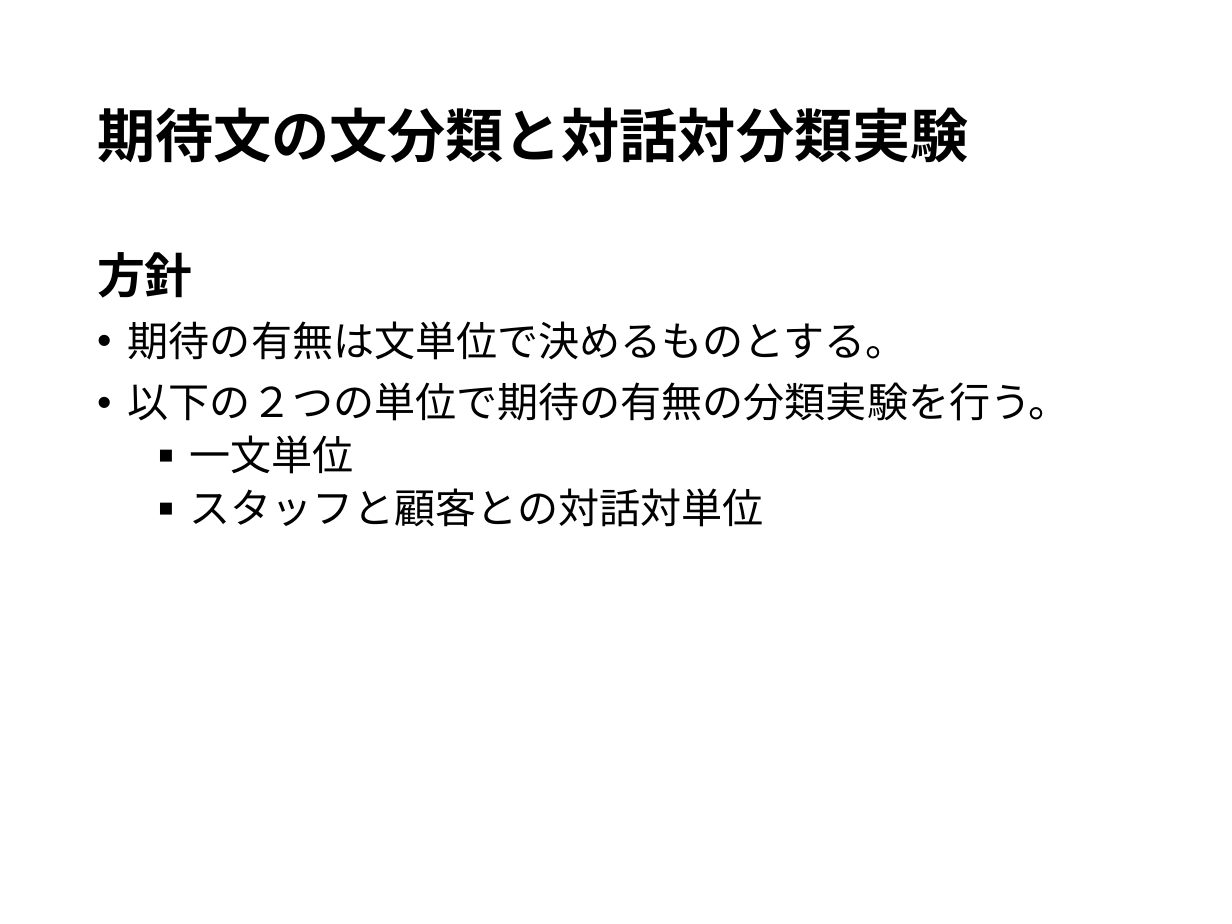
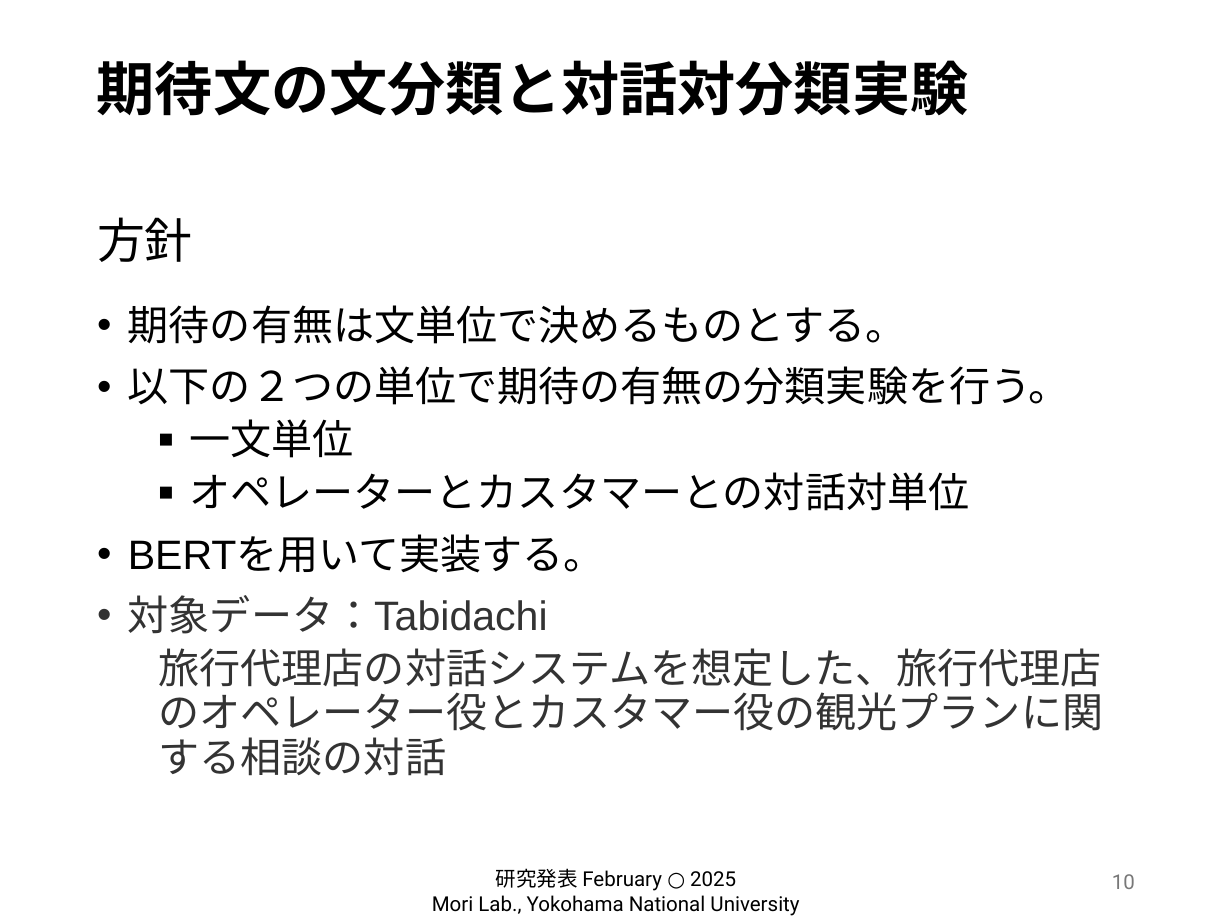
Before and after one commit to hiiragi-moon/graduation-research, a slide deck: slide 10 of 卒研発表.pptx. Drawn at 1232x924 pixels with LibreOffice and Linux fonts; fonts in the diff are those of the drawing; background and template pictures are left out. Boxes give left, top, right and bottom in pixels: in the first picture for what was removed or moved away, otherwise in the second. Text is boxed around its words. In the diff, an @@ line names an element or a change of style, - is before the commit and + after.

```diff
--- a/卒研発表.pptx
+++ b/卒研発表.pptx
@@ title "期待文の文分類と対話対分類実験": place and size @@
-title "期待文の文分類と対話対分類実験" at [97,107,969,163]
+title "期待文の文分類と対話対分類実験" at [97,60,969,116]
@@ text "方針": place and size @@
-text "方針" at [97,252,1070,527]
+text "方針" at [97,217,1104,776]
@@ text at [97,217,193,262]: bold off in "方針" @@
@@ text at [128,472,1104,776]: text changed; text colour #000000 to #333333 @@
-  ■ スタッフと顧客との対話対単位
+  ■ オペレーターとカスタマーとの対話対単位
+• BERTを用いて実装する。
+• 対象データ：Tabidachi
+  旅行代理店の対話システムを想定した、旅行代理店のオペレーター役とカスタマー役の観光プランに関する相談の対話
@@ text added at [432,868,799,916], 12 pt, text #000000 @@
+研究発表 February ○ 2025
+Mori Lab., Yokohama National University
@@ page number added at [1112,874,1135,889], 12 pt, text #797979 @@
+10
```
Also in this commit, not shown: 21 other slides changed, 1 slide added, 1 slide removed, 42 other files.
